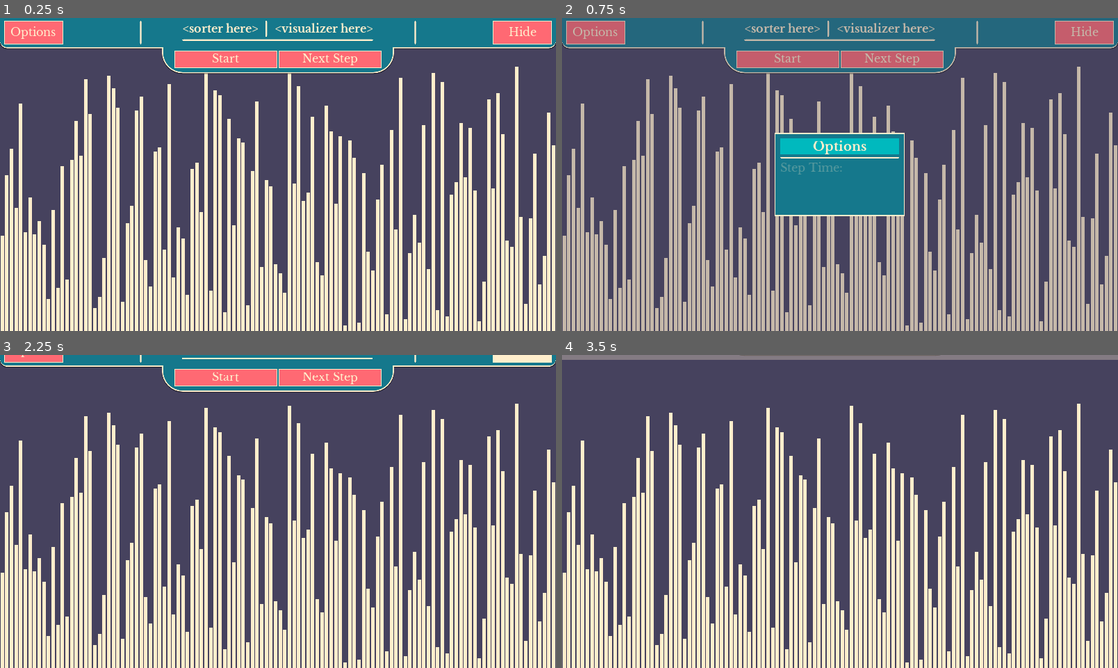
Above: before the commit, frames 1-4 (two rows, left to right).
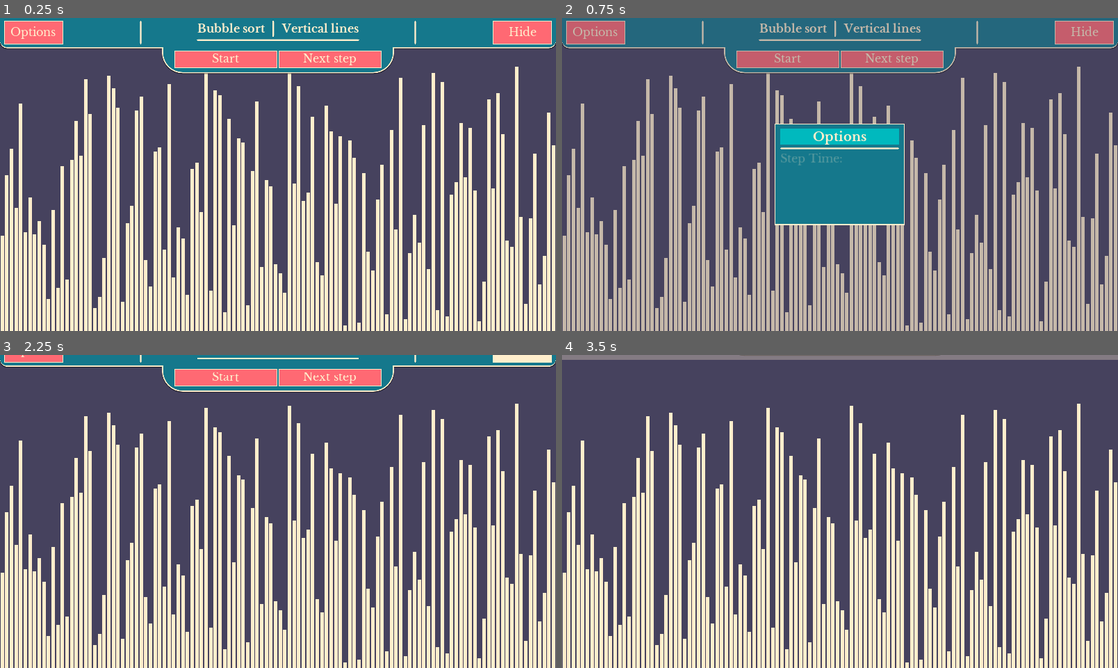
Above: after the commit, the same moments.

Repository: DissonantVoid/Godot-Sort-Visualizer
Game: Godot game, scene res://scenes/game/main.tscn
Same seed, same stepped clock (60 frames per second), same inputs: the game is played once before the commit and once after it.
Inputs (mouse positions are in pixels of both pictures, inside the frame that each line leads up to):
- Up to frame 1 (0.25 s): no input
- Up to frame 2 (0.75 s): click "Options" at 0.5 s
- Up to frame 3 (2.25 s): click "<sorter here>" (after the commit: "Bubble sort") at 1.25 s; click "Hide" at 2 s
- Up to frame 4 (3.5 s): move the mouse to (962, 495) at 2.77 s; click (962, 495) at 2.92 s

The runs differ from the first frame. In frame 1, 0.7% of the frame differs, in the area x 32-68%, y 0-16%; in frame 2, 3.5%, in the area x 32-68%, y 0-67%; in frame 3, 0.1%; in frame 4, nothing differs.
Error before the commit: Invalid get index 'bubble_sort' (on base: 'Dictionary'). (res://scenes/game/main.gd:65)

Commit message:
Internationalization support
Comes with English and French support

The locale can be selected in the option menu

Internally, non-translated texts are used. That is, translations are
only applied on displayed texts. In other words, the keys in the
sorters/visualizers dictionaries are constant across all languages

Diff:
--- a/project.godot
+++ b/project.godot
@@ -73,6 +73,10 @@
 "svg/scale": 1.0
 }
 
+[locale]
+
+translations=PoolStringArray( "res://resources/i18n/i18n.en.translation", "res://resources/i18n/i18n.fr.translation" )
+
 [physics]
 
 common/enable_pause_aware_picking=true
--- /dev/null
+++ b/resources/i18n/i18n.csv
@@ -0,0 +1,38 @@
+keys,en,fr
+OPTIONS,Options,Options
+HIDE,Hide,Cacher
+START,Start,Commencer
+NEXT,Next step,Étape suivante
+STOP,Stop,Arrêter
+LAST,Last step,Dernière étape
+CONTINUE,Continue,Continuer
+PAUSE,Pause,Pause
+RESTART,Restart,Recommencer
+OK,OK,OK
+CANCEL,Cancel,Annuler
+CHOOSE_ALGO,Choose an algorithm,Sélectionnez un algorithme
+NONE,None selected,Aucune sélection
+STEP_TIME,Step Time:,Délai entre deux étapes :
+VOLUME,Volume:,Volume :
+LANGUAGE,Language:,Langue :
+CHOOSE_VIZU,Choose a visualizer,Sélectionnez un visualisateur
+VERTICAL_TITLE,Vertical lines,Lignes verticales
+VERTICAL_DESC,The classic vertical rectangles with different height that are sorted in ascending order,Des lignes verticales de longueurs différentes qui sont triées par ordre croissant
+COLOR_TITLE,Color bars,Barres colorées
+COLOR_DESC,"Horizontal bars with different colors that are sorted from bright to dark, while visually keeping a record of their old positions","Des barres horizontales colorées qui sont triées du plus clair au plus foncé, tout en montrant l’historique des positions précédentes"
+PLANETS_TITLE,Planets,Planète
+PLANETS_DESC,Planets in a solar system that are sorted so that the smaller a planet is the closer it is to the star,Des planètes dans un système solaire qui sont triées de façon à obtenir que la plus petite planète est la plus proche du soleil
+PUZZLE_TITLE,Puzzle,Puzzle
+PUZZLE_DESC,An image split into a grid of puzzle pieces that get sorted in the right order to form the image,Une image découpée en une grille de pièces de puzzle qui sont triées pour obtenir l’image originelle
+LAZERS_TITLE,Singing lazers,Lazers chantants
+LAZERS_DESC,"Machines that shoot colorful Lazer into receivers with different colors, when a lazer matches the right receiver it will play a tune, once all lazers are in the right position they'll play a nice music (get the reference?)","Des machines qui tirent des lazers colorés vers des récepteurs colorés. Quand la couleur du lazer correspond à celle du récepteur, un son est joué. Quand tous les lazers sont correctement placés, les son forment une musique"
+BOGOSORT,Bogosort,Tri stupide
+BUBBLESORT,Bubble sort,Tri à bulles
+GNOMESORT,Gnome sort,Tri gnome
+HEAPSORT,Heap sort,Tri par tas
+INSERTIONSORT,Insertion sort,Tri par insertion
+MERGESORT,Merge sort,Tri par fusion
+ODDEVENSORT,Odd-even sort,Tri pair-impair
+QUICKSORT,Quick sort,Tri rapide (quicksort)
+SELECTIONSORT,Selection sort,Tri par permutation
+SHELLSORT,Shell sort,Tri de Shell
--- a/scenes/autoloads/files_tracker.gd
+++ b/scenes/autoloads/files_tracker.gd
@@ -37,7 +37,7 @@
 
 			var scene = load(_visualizers_path + script_name).new()
 			if scene.is_enabled():
-				var visualizer_name : String = curr_dir.substr(11).get_basename()
+				var visualizer_name : String = scene.get_visualizer_name()
 				_visualizers[visualizer_name] = Dictionary()
 				_visualizers[visualizer_name]["scene"] = _visualizers_path + curr_dir
 				_visualizers[visualizer_name]["script"] = _visualizers_path + script_name
--- a/scenes/game/main.gd
+++ b/scenes/game/main.gd
@@ -6,6 +6,7 @@
 	# this functions more like like a c++ Struct
 	var time_per_step : float = 25.0
 	var volume : float = 100
+	var language: String = "en"
 
 	var _file : ConfigFile = ConfigFile.new()
 	var _settings_file_path : String
@@ -30,19 +31,21 @@
 	func read():
 		time_per_step = _file.get_value(_section_name, "time_per_step", time_per_step)
 		volume = _file.get_value(_section_name, "volume", volume)
+		language = _file.get_value(_section_name, "language", language)
 		# ...
 
 	func write():
 		_file.set_value(_section_name, "time_per_step", time_per_step)
 		_file.set_value(_section_name, "volume", volume)
+		_file.set_value(_section_name, "language", language)
 		# ...
 		_file.save(_settings_file_path)
 
 onready var _interface : CanvasLayer = $MainInterface
 onready var _continous_timer : Timer = $ContinuousTimer
 
-const _initial_visualizer : String = "vertical_lines"
-const _initial_sorter : String = "bubble_sort"
+const _initial_visualizer : String = "VERTICAL_TITLE"
+const _initial_sorter : String = "BUBBLESORT"
 var _sorter : Sorter = null
 var _visualizer = null
 
@@ -74,6 +77,9 @@
 	else:
 		if AudioServer.is_bus_mute(0): AudioServer.set_bus_mute(0, false)
 		AudioServer.set_bus_volume_db(0, range_lerp(_settings.volume, 0, 100, -40, 0))
+	TranslationServer.set_locale(_settings.language)
+	if _sorter != null:
+		_interface.setup(_sorter.get_sorter_name(), _visualizer.get_visualizer_name())
 
 func _on_interface_sorter_changed(new_sorter):
 	_sorter = new_sorter
--- a/scenes/game/main.tscn
+++ b/scenes/game/main.tscn
@@ -62,17 +62,17 @@
 margin_bottom = 45.0
 
 [node name="Options" type="Button" parent="MainInterface/MarginContainer/VBoxContainer/Content/Upper/MarginContainer/HBoxContainer"]
-margin_right = 100.0
+margin_right = 109.0
 margin_bottom = 40.0
 rect_min_size = Vector2( 100, 40 )
 focus_mode = 0
 mouse_default_cursor_shape = 2
 size_flags_vertical = 6
-text = "Options"
+text = "OPTIONS"
 
 [node name="Center" type="VBoxContainer" parent="MainInterface/MarginContainer/VBoxContainer/Content/Upper/MarginContainer/HBoxContainer"]
-margin_left = 298.0
-margin_right = 646.0
+margin_left = 302.0
+margin_right = 650.0
 margin_bottom = 40.0
 rect_min_size = Vector2( 280, 0 )
 size_flags_horizontal = 6
@@ -126,7 +126,7 @@
 mouse_default_cursor_shape = 2
 size_flags_horizontal = 8
 size_flags_vertical = 6
-text = "Hide"
+text = "HIDE"
 
 [node name="VLines" type="HBoxContainer" parent="MainInterface/MarginContainer/VBoxContainer/Content/Upper/MarginContainer"]
 margin_left = 8.0
@@ -198,7 +198,7 @@
 mouse_default_cursor_shape = 2
 size_flags_horizontal = 3
 size_flags_vertical = 3
-text = "Start"
+text = "START"
 
 [node name="NextStep" type="Button" parent="MainInterface/MarginContainer/VBoxContainer/Content/Lower/Lower/MarginContainer/VBoxContainer/Idle"]
 margin_left = 180.0
@@ -209,7 +209,7 @@
 mouse_default_cursor_shape = 2
 size_flags_horizontal = 3
 size_flags_vertical = 3
-text = "Next Step"
+text = "NEXT"
 
 [node name="Running" type="HBoxContainer" parent="MainInterface/MarginContainer/VBoxContainer/Content/Lower/Lower/MarginContainer/VBoxContainer"]
 visible = false
@@ -226,7 +226,7 @@
 focus_mode = 0
 mouse_default_cursor_shape = 2
 size_flags_horizontal = 3
-text = "Pause"
+text = "PAUSE"
 
 [node name="Stop" type="Button" parent="MainInterface/MarginContainer/VBoxContainer/Content/Lower/Lower/MarginContainer/VBoxContainer/Running"]
 margin_left = 142.0
@@ -236,7 +236,7 @@
 focus_mode = 0
 mouse_default_cursor_shape = 2
 size_flags_horizontal = 3
-text = "Stop"
+text = "STOP"
 
 [node name="Paused" type="HBoxContainer" parent="MainInterface/MarginContainer/VBoxContainer/Content/Lower/Lower/MarginContainer/VBoxContainer"]
 visible = false
@@ -253,7 +253,7 @@
 mouse_default_cursor_shape = 2
 size_flags_horizontal = 3
 size_flags_vertical = 3
-text = "Continue"
+text = "CONTINUE"
 
 [node name="NextStep" type="Button" parent="MainInterface/MarginContainer/VBoxContainer/Content/Lower/Lower/MarginContainer/VBoxContainer/Paused"]
 margin_left = 120.0
@@ -264,7 +264,7 @@
 mouse_default_cursor_shape = 2
 size_flags_horizontal = 3
 size_flags_vertical = 3
-text = "Next Step"
+text = "NEXT"
 
 [node name="LastStep" type="Button" parent="MainInterface/MarginContainer/VBoxContainer/Content/Lower/Lower/MarginContainer/VBoxContainer/Paused"]
 margin_left = 240.0
@@ -275,7 +275,7 @@
 mouse_default_cursor_shape = 2
 size_flags_horizontal = 3
 size_flags_vertical = 3
-text = "Last Step"
+text = "LAST"
 
 [node name="Restart" type="HBoxContainer" parent="MainInterface/MarginContainer/VBoxContainer/Content/Lower/Lower/MarginContainer/VBoxContainer"]
 visible = false
@@ -291,7 +291,7 @@
 focus_mode = 0
 mouse_default_cursor_shape = 2
 size_flags_horizontal = 3
-text = "Restart"
+text = "RESTART"
 
 [node name="Grabber" type="ColorRect" parent="MainInterface/MarginContainer/VBoxContainer"]
 modulate = Color( 1, 1, 1, 0 )
--- a/scenes/game/main_interface.gd
+++ b/scenes/game/main_interface.gd
@@ -41,8 +41,8 @@
 		if child is Button: _visualizer_control_buttons.append(child)
 
 func setup(visualizer_name : String, sorter_name : String):
-	_selected_visualizer_btn.text = visualizer_name
-	_selected_sorter_btn.text = sorter_name
+	_selected_visualizer_btn.text = tr(visualizer_name)
+	_selected_sorter_btn.text = tr(sorter_name)
 
 func sorter_finished():
 	_toggle_button_group(_restart_buttons)
--- a/scenes/objects/components/popups/popup_base.tscn
+++ b/scenes/objects/components/popups/popup_base.tscn
@@ -78,7 +78,7 @@
 focus_mode = 0
 mouse_default_cursor_shape = 2
 size_flags_horizontal = 3
-text = "Cancel"
+text = "CANCEL"
 
 [node name="Error" type="MarginContainer" parent="."]
 visible = false
--- a/scenes/objects/components/popups/popup_main_interface_algorithms.tscn
+++ b/scenes/objects/components/popups/popup_main_interface_algorithms.tscn
@@ -23,7 +23,7 @@
 
 [node name="Title" parent="Content/MarginContainer/VBoxContainer" index="0"]
 margin_right = 244.0
-text = "Choose an algorithm"
+text = "CHOOSE_ALGO"
 
 [node name="HSeparator" parent="Content/MarginContainer/VBoxContainer" index="1"]
 margin_right = 244.0
@@ -32,7 +32,7 @@
 margin_top = 40.0
 margin_right = 244.0
 margin_bottom = 66.0
-text = "<None>"
+text = "NONE"
 align = 1
 autowrap = true
 
--- a/scenes/objects/components/popups/popup_main_interface_options.gd
+++ b/scenes/objects/components/popups/popup_main_interface_options.gd
@@ -1,17 +1,23 @@
 extends "res://scenes/objects/components/popups/popup_base.gd"
 
-onready var _step_time_box : SpinBox = $Content/MarginContainer/VBoxContainer/GridContainer/SpinBox
-onready var _volume_slider : HSlider = $Content/MarginContainer/VBoxContainer/GridContainer/HSlider
+onready var _step_time_box   : SpinBox = $Content/MarginContainer/VBoxContainer/GridContainer/SpinBox
+onready var _volume_slider	 : HSlider = $Content/MarginContainer/VBoxContainer/GridContainer/HSlider
+onready var _language_choice : OptionButton = $Content/MarginContainer/VBoxContainer/GridContainer/OptionButton
+onready var _locales : Array = TranslationServer.get_loaded_locales()
 
 var _settings = load("res://scenes/game/main.gd").Settings.new()
 
 func setup(settings):
 	_step_time_box.value = settings.time_per_step
-	_volume_slider.value = _settings.volume
+	_volume_slider.value = settings.volume
+	for locale in _locales:
+		_language_choice.add_item(locale)
+	_language_choice.select(_locales.find(settings.language))
 
 # override and do error checking
 func _on_ok_pressed():
 	_settings.time_per_step = _step_time_box.value
 	_settings.volume = _volume_slider.value
+	_settings.language = _locales[_language_choice.selected]
 	emit_signal("ok", {"settings":_settings})
 	queue_free()
--- a/scenes/objects/components/popups/popup_main_interface_options.tscn
+++ b/scenes/objects/components/popups/popup_main_interface_options.tscn
@@ -22,7 +22,7 @@
 
 [node name="Title" parent="Content/MarginContainer/VBoxContainer" index="0"]
 margin_right = 209.0
-text = "Options"
+text = "OPTIONS"
 
 [node name="HSeparator" parent="Content/MarginContainer/VBoxContainer" index="1"]
 margin_right = 209.0
@@ -36,7 +36,7 @@
 [node name="Step" type="Label" parent="Content/MarginContainer/VBoxContainer/GridContainer" index="0"]
 margin_right = 113.0
 margin_bottom = 26.0
-text = "Step Time:"
+text = "STEP_TIME"
 
 [node name="SpinBox" type="SpinBox" parent="Content/MarginContainer/VBoxContainer/GridContainer" index="1"]
 margin_left = 117.0
@@ -53,7 +53,7 @@
 margin_top = 30.0
 margin_right = 113.0
 margin_bottom = 56.0
-text = "Volume:"
+text = "VOLUME"
 
 [node name="HSlider" type="HSlider" parent="Content/MarginContainer/VBoxContainer/GridContainer" index="3"]
 margin_left = 117.0
@@ -66,6 +66,18 @@
 value = 100.0
 rounded = true
 
+[node name="Language" type="Label" parent="Content/MarginContainer/VBoxContainer/GridContainer" index="4"]
+margin_top = 61.0
+margin_right = 133.0
+margin_bottom = 87.0
+text = "LANGUAGE"
+
+[node name="OptionButton" type="OptionButton" parent="Content/MarginContainer/VBoxContainer/GridContainer" index="5"]
+margin_left = 137.0
+margin_top = 60.0
+margin_right = 229.0
+margin_bottom = 88.0
+
 [node name="Choice" parent="Content/MarginContainer/VBoxContainer" index="3"]
 margin_top = 100.0
 margin_right = 209.0
--- a/scenes/objects/components/popups/popup_main_interface_visualizers.tscn
+++ b/scenes/objects/components/popups/popup_main_interface_visualizers.tscn
@@ -24,7 +24,7 @@
 
 [node name="Title" parent="Content/MarginContainer/VBoxContainer" index="0"]
 margin_right = 600.0
-text = "Choose a visualizer"
+text = "CHOOSE_VIZU"
 
 [node name="HSeparator" parent="Content/MarginContainer/VBoxContainer" index="1"]
 margin_right = 600.0
@@ -33,7 +33,7 @@
 margin_top = 40.0
 margin_right = 600.0
 margin_bottom = 66.0
-text = "<None>"
+text = "NONE"
 align = 1
 
 [node name="ScrollContainer" type="ScrollContainer" parent="Content/MarginContainer/VBoxContainer" index="3"]
@@ -43,7 +43,7 @@
 scroll_vertical_enabled = false
 
 [node name="PanelContainer" type="PanelContainer" parent="Content/MarginContainer/VBoxContainer/ScrollContainer" index="0"]
-margin_right = 12.0
+margin_right = 600.0
 margin_bottom = 12.0
 size_flags_horizontal = 3
 size_flags_vertical = 3
--- a/scenes/objects/components/popups/visualizer_data_container.gd
+++ b/scenes/objects/components/popups/visualizer_data_container.gd
@@ -12,11 +12,11 @@
 
 
 func setup(title : String, image_path : String, description : String, path : String):
-	_title = title
-	_title_label.text = title
+	_title = tr(title)
+	_title_label.text = _title
 	if image_path.empty() == false:
 		_image.texture = load(FilesTracker.screenshots_path + image_path)
-	_description_label.bbcode_text = description
+	_description_label.bbcode_text = tr(description)
 	_path = path
 
 func _on_gui_input(event):
--- a/scenes/objects/sorters/sorter_bogo_sort.gd
+++ b/scenes/objects/sorters/sorter_bogo_sort.gd
@@ -57,4 +57,4 @@
 
 
 func get_sorter_name() -> String:
-	return tr("Bogosort")
+	return "BOGOSORT"
--- a/scenes/objects/sorters/sorter_bubble_sort.gd
+++ b/scenes/objects/sorters/sorter_bubble_sort.gd
@@ -64,4 +64,4 @@
 
 
 func get_sorter_name() -> String:
-	return tr("Bubble sort")
+	return "BUBBLESORT"
--- a/scenes/objects/sorters/sorter_gnome_sort.gd
+++ b/scenes/objects/sorters/sorter_gnome_sort.gd
@@ -63,4 +63,4 @@
 
 
 func get_sorter_name() -> String:
-	return tr("Gnome sort")
+	return "GNOMESORT"
--- a/scenes/objects/sorters/sorter_heap_sort.gd
+++ b/scenes/objects/sorters/sorter_heap_sort.gd
@@ -122,4 +122,4 @@
 
 
 func get_sorter_name() -> String:
-	return tr("Heap sort")
+	return "HEAPSORT"
--- a/scenes/objects/sorters/sorter_insert_sort.gd
+++ b/scenes/objects/sorters/sorter_insert_sort.gd
@@ -70,4 +70,4 @@
 
 
 func get_sorter_name() -> String:
-	return tr("Insertion sort")
+	return "INSERTIONSORT"
--- a/scenes/objects/sorters/sorter_merge_sort.gd
+++ b/scenes/objects/sorters/sorter_merge_sort.gd
@@ -131,4 +131,4 @@
 
 
 func get_sorter_name() -> String:
-	return tr("Merge sort")
+	return "MERGESORT"
--- a/scenes/objects/sorters/sorter_odd-even_sort.gd
+++ b/scenes/objects/sorters/sorter_odd-even_sort.gd
@@ -84,4 +84,4 @@
 
 
 func get_sorter_name() -> String:
-	return tr("Odd-even sort")
+	return "ODDEVENSORT"
--- a/scenes/objects/sorters/sorter_quick_sort.gd
+++ b/scenes/objects/sorters/sorter_quick_sort.gd
@@ -97,4 +97,4 @@
 
 
 func get_sorter_name() -> String:
-	return tr("Quick sort")
+	return "QUICKSORT"
--- a/scenes/objects/sorters/sorter_selection_sort.gd
+++ b/scenes/objects/sorters/sorter_selection_sort.gd
@@ -56,4 +56,4 @@
 
 
 func get_sorter_name() -> String:
-	return tr("Selection sort")
+	return "SELECTIONSORT"
--- a/scenes/objects/sorters/sorter_shell_sort.gd
+++ b/scenes/objects/sorters/sorter_shell_sort.gd
@@ -81,4 +81,4 @@
 
 
 func get_sorter_name() -> String:
-	return tr("Shell sort")
+	return "SHELLSORT"
--- a/scenes/objects/visualizers/visualizer_color_bars.gd
+++ b/scenes/objects/visualizers/visualizer_color_bars.gd
@@ -87,8 +87,8 @@
 # override
 static func get_metadata() -> Dictionary:
 	return {
-		"title":"color bars", "image":"color_bars.png",
-		"description":"Horizontal bars with different colors that are sorted from bright to dark, while visually keeping a record of their old positions"
+		"title":"COLOR_TITLE", "image":"color_bars.png",
+		"description":"COLOR_DESC"
 	}
 
 # override
--- a/scenes/objects/visualizers/visualizer_planets.gd
+++ b/scenes/objects/visualizers/visualizer_planets.gd
@@ -54,8 +54,8 @@
 # override
 static func get_metadata() -> Dictionary:
 	return {
-		"title":"planets", "image":"planets.png",
-		"description":"Planets in a solar system that are sorter so that the smaller a planet is the closer it is to the star"
+		"title":"PLANETS_TITLE", "image":"planets.png",
+		"description":"PLANETS_DESC"
 	}
 
 # override
--- a/scenes/objects/visualizers/visualizer_puzzle_pieces.gd
+++ b/scenes/objects/visualizers/visualizer_puzzle_pieces.gd
@@ -43,8 +43,8 @@
 # override
 static func get_metadata() -> Dictionary:
 	return {
-		"title":"puzzle_pieces", "image":"puzzle_pieces.png",
-		"description":"An image split into a grid of puzzle pieces that get sorted in the right order to form the image"
+		"title":"PUZZLE_TITLE", "image":"puzzle_pieces.png",
+		"description":"PUZZLE_DESC"
 	}
 
 # override
--- a/scenes/objects/visualizers/visualizer_singing_lazers.gd
+++ b/scenes/objects/visualizers/visualizer_singing_lazers.gd
@@ -53,8 +53,8 @@
 # override
 static func get_metadata() -> Dictionary:
 	return {
-		"title":"singing_lazers", "image":"singing_lazers.png",
-		"description":"Machines that shoot colorful Lazer into receivers with different colors, when a lazer matches the right receiver it will play a tune, once all lazers are in the right position they'll play a nice music (get the reference?)"
+		"title":"LAZERS_TITLE", "image":"singing_lazers.png",
+		"description":"LAZERS_DESC"
 	}
 
 # override
--- a/scenes/objects/visualizers/visualizer_vertical_lines.gd
+++ b/scenes/objects/visualizers/visualizer_vertical_lines.gd
@@ -38,8 +38,8 @@
 # override
 static func get_metadata() -> Dictionary:
 	return {
-		"title":"vertical_lines", "image":"vertical_rects.png",
-		"description":"The classic vertical rectangles with different height that are sorter in ascending order"
+		"title":"VERTICAL_TITLE", "image":"vertical_rects.png",
+		"description":"VERTICAL_DESC"
 	}
 
 # override
Not shown, added: resources/i18n/i18n.csv.import
Binary file added: resources/i18n/i18n.en.translation
Binary file added: resources/i18n/i18n.fr.translation
